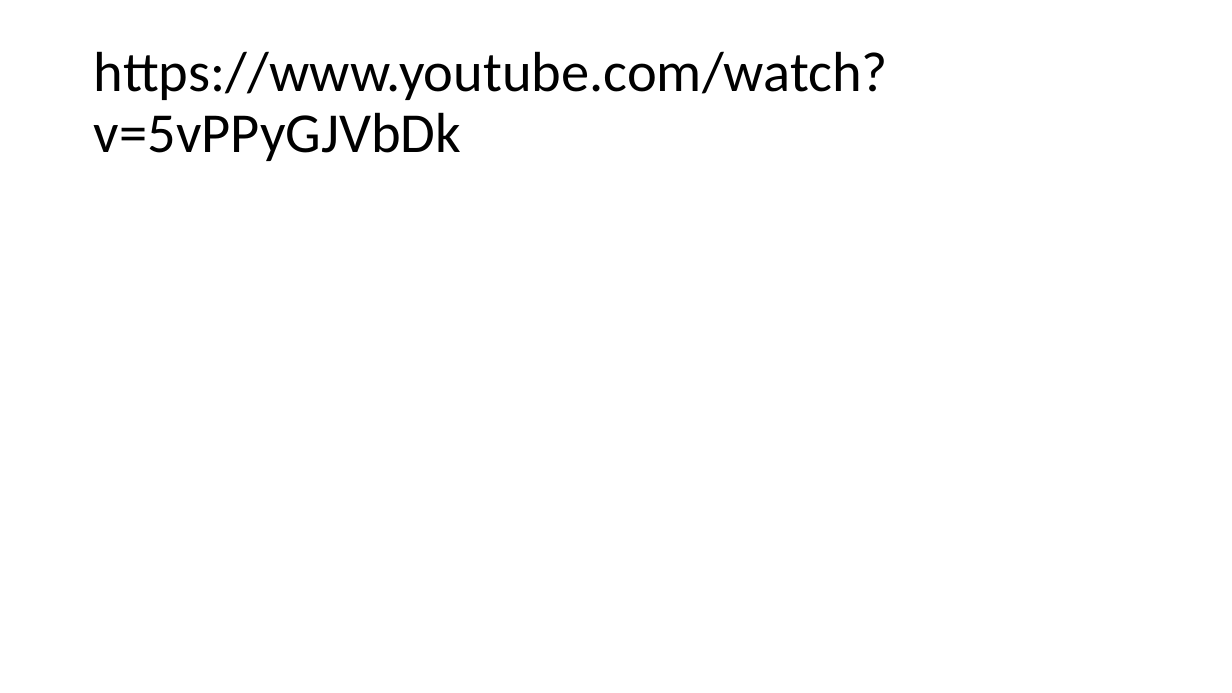
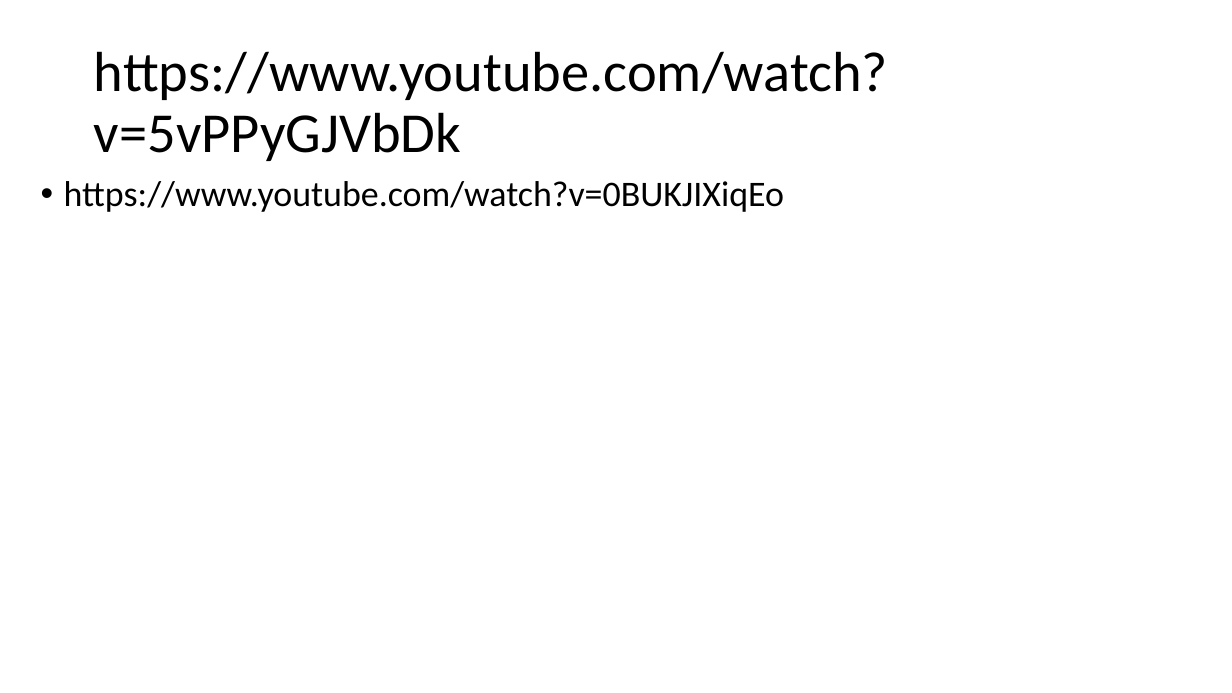
Before and after one commit to DangVanDoan05/photoshop, a slide deck: slide 2 of Lấy Nét hình ảnh.pptx. Drawn at 1232x693 pixels with LibreOffice and Linux fonts; fonts in the diff are those of the drawing. Boxes give left, top, right and bottom in pixels: in the first picture for what was removed or moved away, otherwise in the second. Text is boxed around its words. In the diff, an @@ line names an element or a change of style, - is before the commit and + after.

```diff
--- a/Lấy Nét hình ảnh.pptx
+++ b/Lấy Nét hình ảnh.pptx
@@ text added at [64,181,784,212], 28 pt, text #000000 @@
+• https://www.youtube.com/watch?v=0BUKJIXiqEo
```
Also in this commit, not shown: 4 other files.
